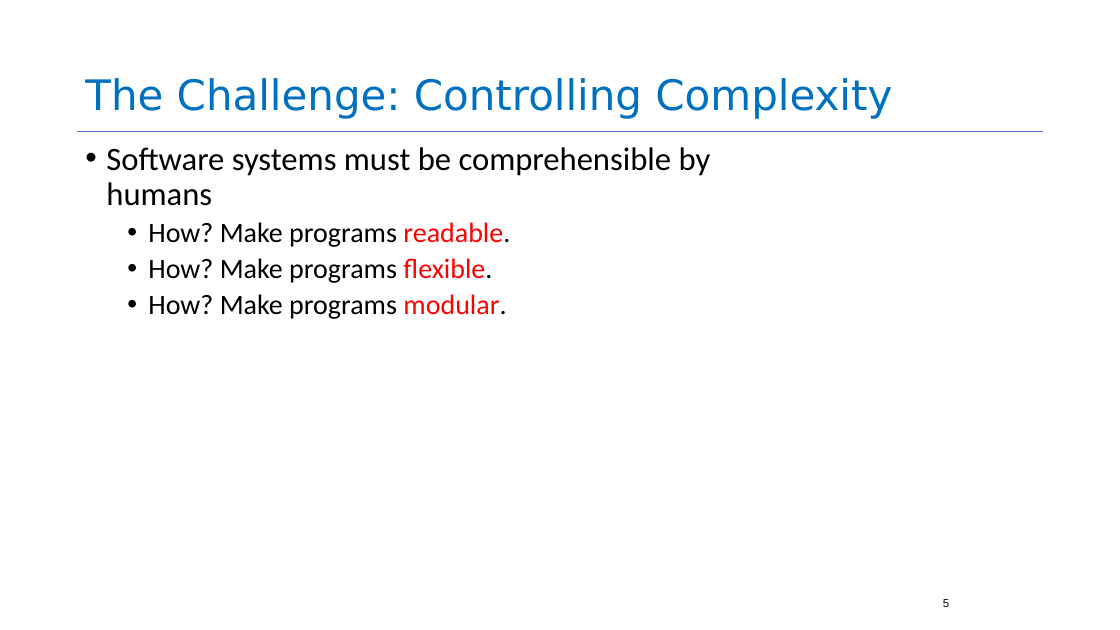
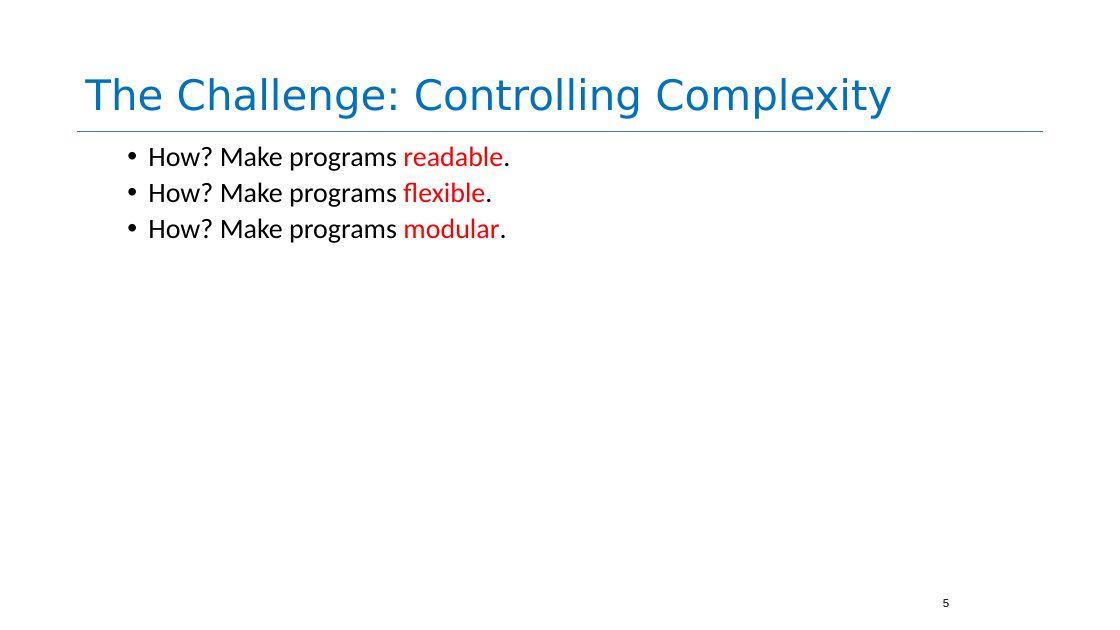
Before and after one commit to neu-se/CS4530-CS5500-Spring-2021, a slide deck: slide 5 of Slides/Lesson 1.3 Object-Oriented Principles.pptx. Drawn at 1120x630 pixels with LibreOffice and Linux fonts; fonts in the diff are those of the drawing. Boxes give left, top, right and bottom in pixels: in the first picture for what was removed or moved away, otherwise in the second. Text is boxed around its words. In the diff, an @@ line names an element or a change of style, - is before the commit and + after.

```diff
--- a/Slides/Lesson 1.3 Object-Oriented Principles.pptx
+++ b/Slides/Lesson 1.3 Object-Oriented Principles.pptx
@@ text at bbox=[106, 147, 711, 206]: paragraph removed @@
-• Software systems must be comprehensible by humans
```
Also in this commit, not shown: 9 other slides changed, 20 slides added, 2 slides removed, 1 other file.
